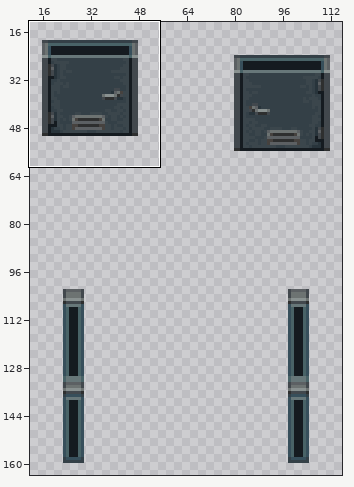
Sprite sheet: Resources/Textures/Nuclear14/Structures/Doors/TallDoors/metalblue.rsi/closed.png. Above: a wide view before the commit, with the close-up outlined.
Close-up. Before the commit:
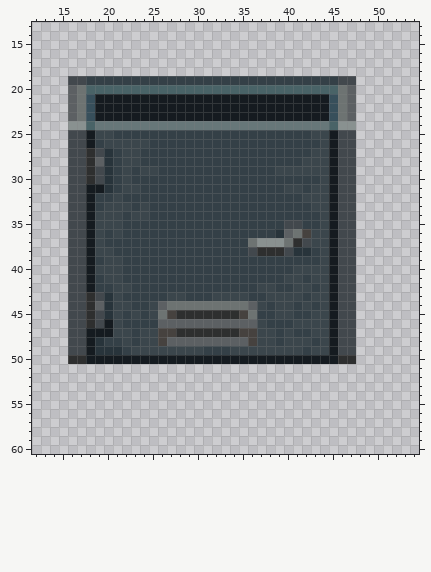
The file is 128x192 pixels. Shown: x 12..54, y 13..60. The wide view leaves out empty margins.
And afterwards:
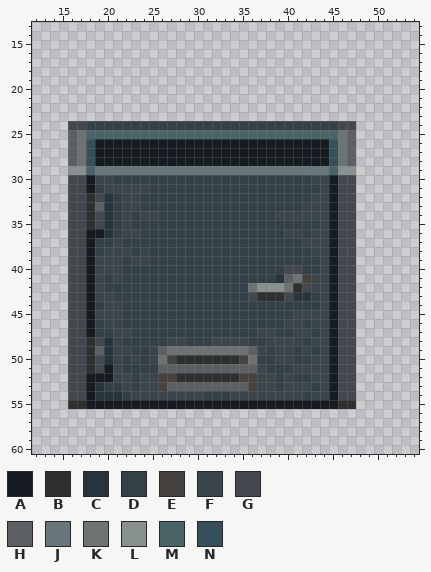
Palette (. is transparent): A #151b20  B #2e2f2f  C #28343b  D #344047  E #46423f  F #3b464c  G #42484d  H #5c6063  J #677779  K #6d7372  L #899190  M #496367  N #374f5b
What changed:
y 19: x 16..47 GGDDDDDDDDDDDDDDDDDDDDDDDDDDDDGG -> ................................
y 20: x 16..47 HKMMMMMMMMMMMMMMMMMMMMMMMMMMMMKH -> ................................
y 21..23: x 16..47 HKNAAAAAAAAAAAAAAAAAAAAAAAAAANKH -> ................................
y 24: x 16..47 LLMJJJJJJJJJJJJJJJJJJJJJJJJJJMLL -> GGDDDDDDDDDDDDDDDDDDDDDDDDDDDDGG
y 25: x 16..47 GGAFFDDDDDDDDDDDDDDDDDDDDDDFFAGG -> HKMMMMMMMMMMMMMMMMMMMMMMMMMMMMKH
y 26: x 16..47 GGADFFFFFDDDDDDDDDDDDDDDDDDDFAGG -> HKNAAAAAAAAAAAAAAAAAAAAAAAAAANKH
y 27: x 16..47 GGBGCDFFDDDDDDDDDDDDDDDDDDDFFAGG -> HKNAAAAAAAAAAAAAAAAAAAAAAAAAANKH
y 28: x 16..47 GGBHCDFFDDDDDDDDDDDDDDDDDDFFFAGG -> HKNAAAAAAAAAAAAAAAAAAAAAAAAAANKH
y 29: x 16..47 GGBGCDFDFFDDDDDDDDDDDDDFFFFFFAGG -> LLMJJJJJJJJJJJJJJJJJJJJJJJJJJMLL
y 30: x 18..20 BGC -> AFF; x 22 F -> D; x 43 D -> F
y 31: x 19..21 ACD -> DFF; x 24 D -> F; x 40..41 FF -> DD; x 43 F -> D
y 32: x 18..23 ADDFDD -> BGCDFF; x 42 F -> D
y 33: x 18..21 ADFF -> BHCD; x 23..24 DF -> FD; x 42 D -> F
y 34: x 18..23 AFFFDF -> BGCDFD; x 25 D -> F; x 39..43 DDDDD -> FFFFF
y 35: x 18..22 AFFFD -> BGCDF; x 40..41 GG -> DD
y 36: x 19..23 FDFDD -> ACDFF; x 39..42 CHKE -> DFFD
y 37: x 19 F -> D; x 21 D -> F; x 36..42 KLLLKBG -> DDDDDDF
y 38: x 19 F -> D; x 21..22 DD -> FF; x 24 D -> F; x 36..43 GBBBGCCD -> DDDDDDDF
y 39: x 19 D -> F; x 23..24 DD -> FF
y 40: x 40..43 DFFF -> GGDD
y 41: x 19..20 DF -> FD; x 39..42 DFFD -> CHKE
y 42: x 19 D -> F; x 21..22 FF -> DD; x 36..43 DFFDDFFD -> KLLLKBGF
y 43: x 18..21 BGCF -> AFFD; x 27..28 FF -> DD; x 32..43 FFFFDDFFFFDF -> DDDDGBBBGCCD
y 44: x 18..20 BHC -> ADF; x 22 F -> D; x 25..37 FHKKKKKKKKKHF -> DDDDDDDDDDDDD; x 39..40 FF -> DD; x 42 F -> D
y 45: x 18..20 BGC -> AFF; x 23 F -> D; x 25..36 FKEBBBBBBBEK -> DDDDDDDDDDDD; x 39..42 FFDD -> DDFF
y 46: x 18..20 BGA -> ADF; x 26..37 HHHHHHHHHHHF -> DDDDDDDDDDDD; x 40 D -> F; x 42 F -> D
y 47: x 19..20 AA -> DD; x 24..36 FFEEBBBBBBBEE -> DDDDDDDDDDDDD; x 40..43 FDDF -> DFFD
y 48: x 18..22 ACDDF -> BGCFD; x 24..37 FFEHHHHHHHHHEF -> DDDFFDDDFFFFDD; x 39 D -> F; x 42..43 FD -> DF
y 49: x 18..19 AC -> BH; x 21..24 CDFF -> FFDD; x 26..36 FFFFFDDDFFF -> HKKKKKKKKKH; x 38 F -> D; x 41..43 FDF -> DFD
y 50: x 16..44 BBAAAAAAAAAAAAAAAAAAAAAAAAAAA -> GGBGCFDFDFKEBBBBBBBEKDDFFDDFF; x 46..47 BB -> GG
y 51: x 16..47 ................................ -> GGBGAFDDDDHHHHHHHHHHHFDDDFFFFAGG
y 52: x 16..47 ................................ -> GGAAAFFDFFEEBBBBBBBEEFFDFDDFFAGG
y 53: x 16..47 ................................ -> GGACDDFDFFEHHHHHHHHHEFFDFFFDFAGG
y 54: x 16..47 ................................ -> GGACCCDFFFFFFFFDDDFFFFFFFFDFFAGG
y 55: x 16..47 ................................ -> BBAAAAAAAAAAAAAAAAAAAAAAAAAAAABB
Changed places in both close-ups, as pixel boxes (x1, y1, x2, y2):
changed: (68, 76, 356, 409)
